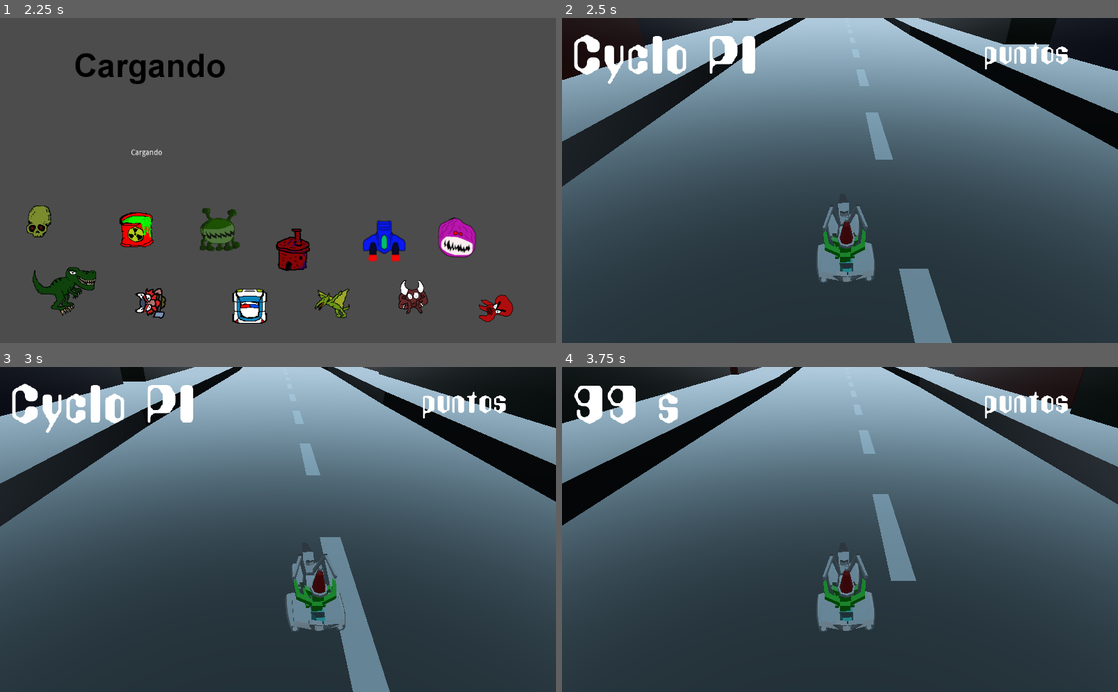
Above: before the commit, frames 1-4 (two rows, left to right).
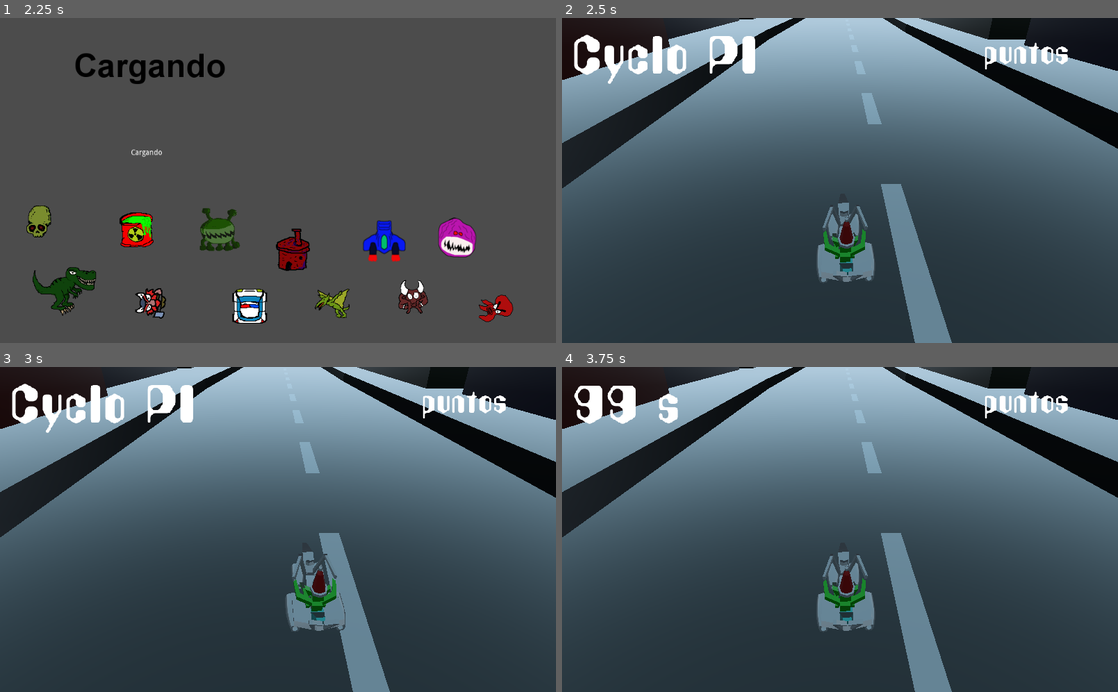
Above: after the commit, the same moments.

Repository: CycloPiStudio/Cactus
Game: Godot game, scene res://Ejecutable/Menu/Dios/Escena_Dios.tscn
The game is run twice, just before and just after one commit, with the same random seed, the same clock (stepped at 60 frames per second) and the same inputs.
Inputs (mouse positions are in pixels of both pictures, inside the frame that each line leads up to):
- Up to frame 1 (2.25 s): click "Entrar" at 0.5 s; click "Nivel 1" at 1.25 s; tap Enter at 2 s
- Up to frame 2 (2.5 s): no input
- Up to frame 3 (3 s): click (428, 529) at 2.75 s
- Up to frame 4 (3.75 s): click (695, 536) at 3.5 s

Frame 1 is identical in both runs. In frame 2, 2.3% of the frame differs, in the area x 0-100%, y 0-78%; in frame 3, 3.0%; in frame 4, 8.3%, in the area x 0-100%, y 0-100%.
Error after the commit: Invalid set index 'puntosDios' (on base: 'Node (Dios.gd)') with value of type 'int'. (res://Ejecutable/Juego/Escenarios/Niveles/Nivel1/Suelo/Suelo.gd:27)

Commit message:
punt

Diff:
--- a/Cactus/Ejecutable/Juego/Escenarios/Niveles/Nivel1/Suelo/Suelo.gd
+++ b/Cactus/Ejecutable/Juego/Escenarios/Niveles/Nivel1/Suelo/Suelo.gd
@@ -3,7 +3,7 @@
 # Declare member variables here. Examples:
 #var suelo
 var preCactus = load("res://Ejecutable/Juego/Enemigo/Enemigo 1/Enemigo.tscn")
-var Cactus
+var Cactus  # enemigos
 var punto_Cactus = Vector3()
 var matr_Cactus
 var cont_Cactus = 0
@@ -17,22 +17,20 @@
 
 var rng = RandomNumberGenerator.new()
 
+var segundosXpuntos = 2.0 # segundos que dan puntos
+var contMs = 0.0
+var contPot = 1
+
 
 # Called when the node enters the scene tree for the first time.
 func _ready():
+	get_node("/root/Nodo_Dios").puntosDios = 0
 
 	punto = get_node("Scene Root").get_global_transform()[3]
 	matr_punt = get_node("Scene Root").get_global_transform()
 
-#	punto.x = punto.x + b
-#	matr_punt[3] = punto
-#	get_node("Scene Root").set_global_transform(matr_punt)
-#
 	punto2 = get_node("Scene Root2").get_global_transform()[3]
 	matr_punt2 = get_node("Scene Root2").get_global_transform()
-#	punto2.x = punto2.x + b
-#	matr_punt2[3] = punto2
-#	get_node("Scene Root2").set_global_transform(matr_punt2)
 
 	pass # Replace with function body.
 
@@ -43,16 +41,15 @@
 
 func _on_Timer_timeout():
 
+	# limites:
 	if punto.x > limite:
 		punto.x = -limite
-
-
 		meter_cactus()
-
 
 	if punto2.x > limite:
 		punto2.x = -limite
 
+	# movimiento:
 	punto.x = punto.x + b
 	matr_punt[3] = punto
 	get_node("Scene Root").set_global_transform(matr_punt)
@@ -60,7 +57,17 @@
 	punto2.x = punto2.x + b
 	matr_punt2[3] = punto2
 	get_node("Scene Root2").set_global_transform(matr_punt2)
-#
+
+	# puntos tiempo:
+	contMs += 0.1
+	print("milisegundos: " , contMs ," ms")
+	print("puntos " , get_node("/root/Nodo_Dios").puntosDios)
+	if contMs > segundosXpuntos*contPot:
+		contPot +=1
+		get_node("/root/Nodo_Dios").sumaPuntos(10)
+		print("puntos " , get_node("/root/Nodo_Dios").puntosDios)
+
+
 	pass # Replace with function body.
 
 func meter_cactus():
